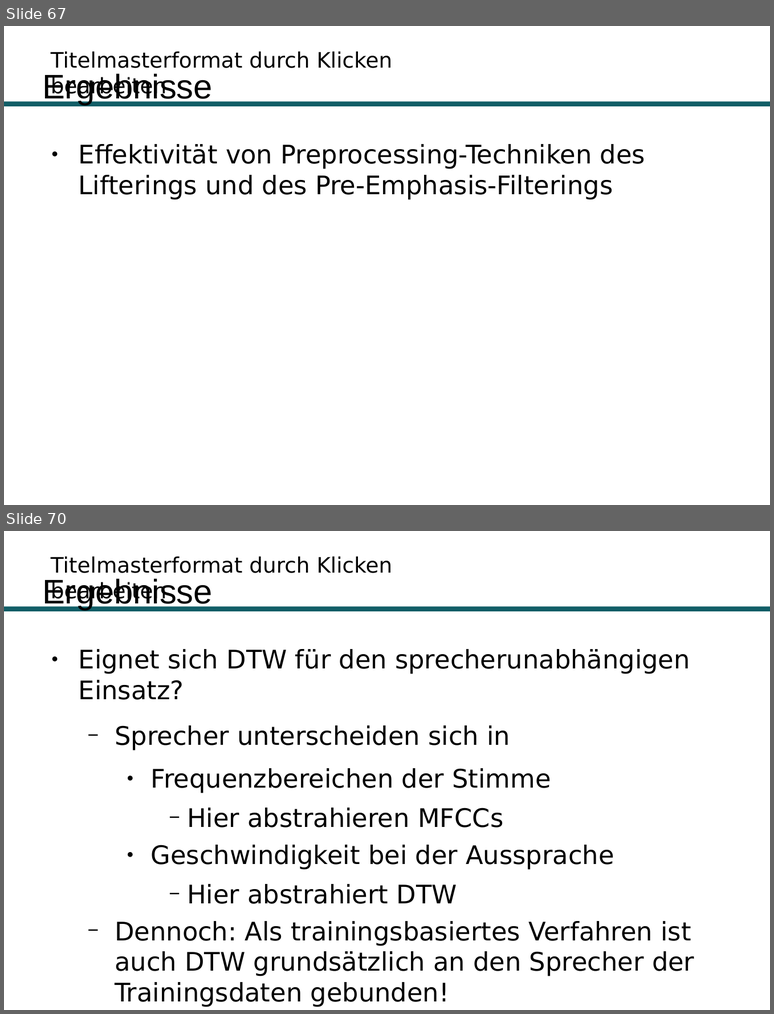
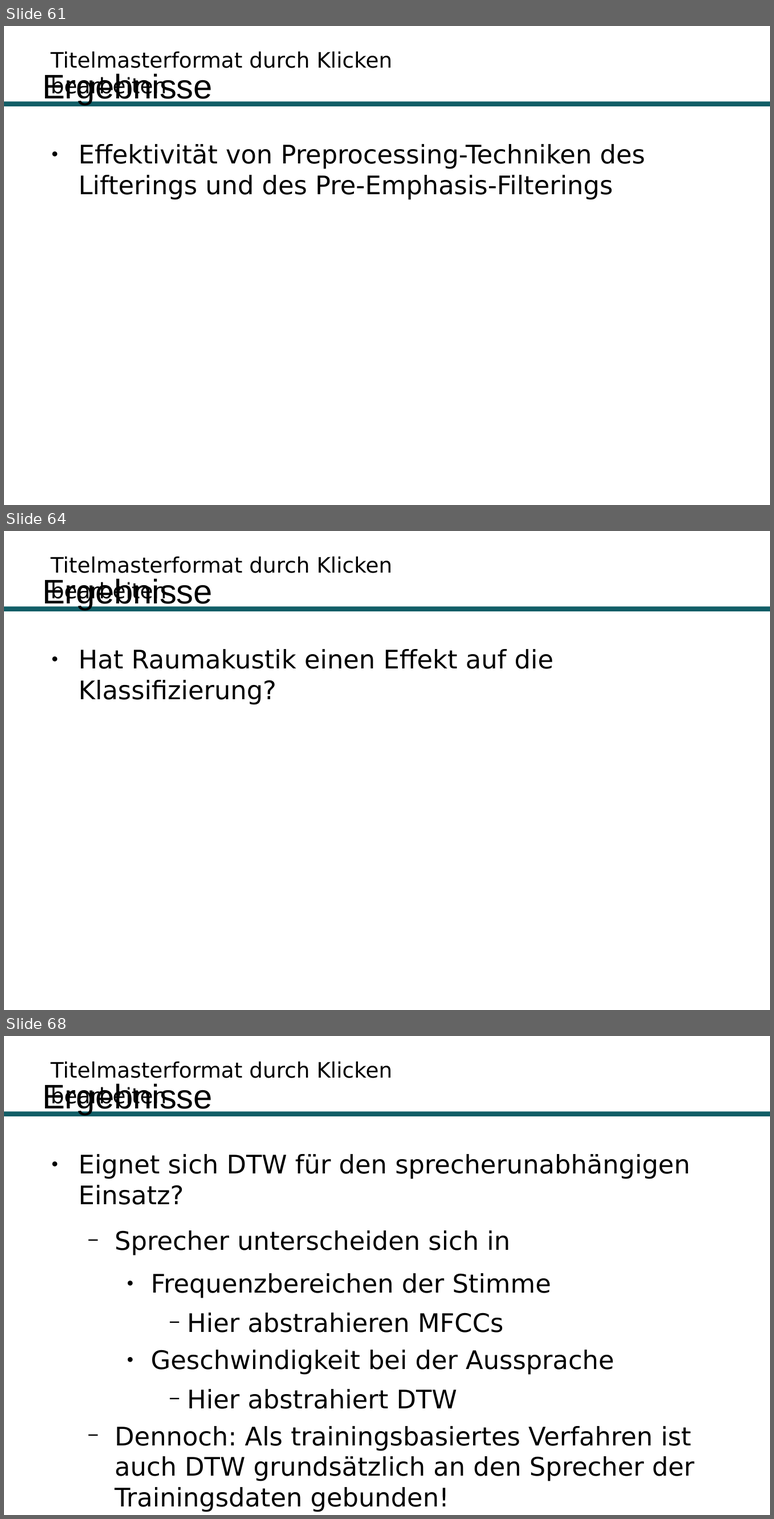
Before and after one commit to Hirnschwamm/DTW, a slide deck: Präsentation.odp. Shown one above the other, each under a label of ours: slides 67 and 70 before the commit, slides 61, 64 and 68 after it; the slides between them are not shown. The pictures are 774x1014 and 774x1519 pixels, drawn with LibreOffice and Linux fonts; fonts in the diff are those of the drawing; background and template pictures are left out. Boxes give left, top, right and bottom in pixels: in the first picture for what was removed or moved away, otherwise in the second. Text is boxed around its words. In the diff, an @@ line names an element or a change of style, - is before the commit and + after.

```diff
--- a/Präsentation.odp
+++ b/Präsentation.odp
@@ slide 64 added at (4,531,770,1010), background #FFFFFF; not listed: 2 template elements that a slide beside it also shows @@
@@ title added at (42,578,213,610), 32 pt, text #000000 @@
+Ergebnisse
@@ text added at (79,649,553,705), 24 pt, text #000000 @@
+● Hat Raumakustik einen Effekt auf die Klassifizierung?
@@ what was slide 67 is now slide 61 @@
@@ what was slide 70 is now slide 68 @@
```
Also in this commit, not shown: 13 slides changed, 3 other slides added, 6 slides removed.
